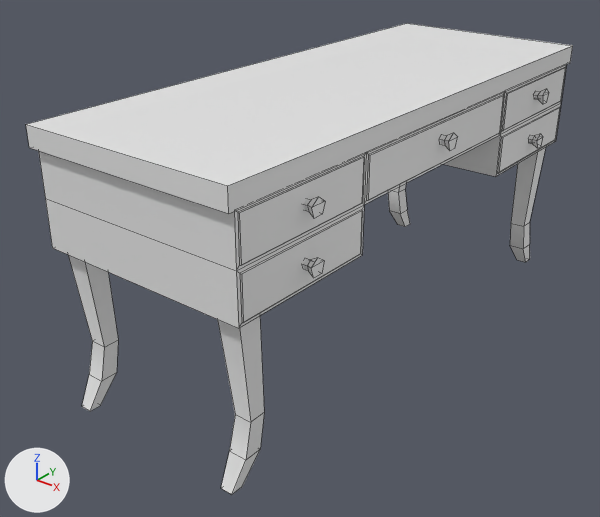
Two versions of the FBX model Assets/Models/AS/Desk/desk AS.fbx, one commit apart.
Both versions are drawn from a 50 mm camera at (2.17, -3.02, 2.16) aimed at (-0.1, -0.19, 0.4). Lighting does not change. The marker at lower left points along +X, +Y and +Z. The picture after the commit comes second. Mesh edges are drawn as thin lines. Where no turn or scale is listed for an object, it has been applied to the vertices.

Before the edit, the objects in view are built like this:
```python
me_cube_002 = bpy.data.meshes.new('Cube.002')
me_cube_002.from_pydata(...)  # 211 vertices, 173 faces; spans x -0.49..0.58, y -1.32..1.32, z -0.97..0.29
ob_desk_as = bpy.data.objects.new('desk AS', me_cube_002)
ob_desk_as.location = (0.0, 0.0, 0.972)
```
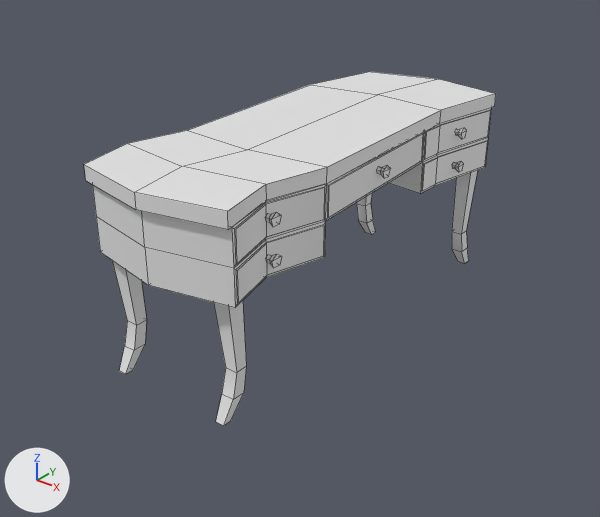
Changed parts and their boxes (x1, y1, x2, y2) in the pictures (600 x 517 px; the box of a moved part takes in the faces that stretch with it):
'desk AS', reshaped, moved (25% narrower, 25% shorter): before (26, 23, 573, 494); after (84, 72, 496, 426)
part 1 of me_cube_002, moved or reshaped: before (217, 316, 264, 494); after (214, 301, 246, 426)
part 2 of me_cube_002, moved or reshaped: before (68, 255, 118, 411); after (112, 260, 147, 374)
part 3 of me_cube_002, moved or reshaped: before (441, 133, 458, 150); after (378, 166, 391, 178)
part 4 of me_cube_002, moved or reshaped: before (303, 197, 325, 218); after (266, 213, 281, 227)
part 5 of me_cube_002, moved or reshaped: before (303, 258, 324, 278); after (267, 254, 282, 268)
part 6 of me_cube_002, moved or reshaped: before (510, 147, 546, 262); after (452, 170, 478, 263)
part 7 of me_cube_002, moved or reshaped: before (388, 183, 410, 227); after (357, 193, 376, 235)
part 8 of me_cube_002, moved or reshaped: before (535, 89, 549, 104); after (455, 128, 467, 139)
part 9 of me_cube_002, moved or reshaped: before (529, 134, 543, 148); after (453, 161, 464, 172)
part 10 of me_cube_002, rebuilt (24% narrower, 24% shorter): before (39, 65, 566, 328); after (92, 108, 491, 308)
part 11 of me_cube_002, rebuilt (25% narrower, 17% shorter): before (26, 23, 573, 214); after (84, 72, 496, 230)

The edits, one by one:
me_cube_002 is used by ob_desk_as; location (0.0, 0.0, 0.972).
me_cube_002 had 211 vertices, 173 faces and spanned x -0.49..0.58, y -1.32..1.32, z -0.97..0.29.
me_cube_002 now has 273 vertices, 232 faces and spans x -0.66..0.24, y -1.11..1.16, z -0.67..0.33.
me_cube_002 part 1: the loose piece of 16 vertices spanning x 0.38..0.49, y -1.29..-1.11, z -0.97..-0.18 is scaled about its middle by (0.795, 0.795, 0.801), then moved by (-0.31, 0.27, 0.22).
me_cube_002 part 2: the loose piece of 16 vertices spanning x -0.45..-0.34, y -1.29..-1.11, z -0.97..-0.18 is scaled about its middle by (0.795, 0.795, 0.801), then moved by (-0.1, 0.27, 0.22).
me_cube_002 part 3: the loose piece of 15 vertices spanning x 0.52..0.58, y -0.04..0.04, z 0.07..0.14 is moved by (-0.33, 0.02, 0.09).
me_cube_002 part 4: the loose piece of 15 vertices spanning x 0.52..0.58, y -0.97..-0.89, z 0.07..0.14 is moved by (-0.36, 0.21, 0.09).
me_cube_002 part 5: the loose piece of 15 vertices spanning x 0.52..0.58, y -0.97..-0.89, z -0.16..-0.09 is moved by (-0.36, 0.21, 0.13).
me_cube_002 part 6: the loose piece of 16 vertices spanning x 0.38..0.49, y 1.11..1.29, z -0.97..-0.18 is scaled about its middle by (0.795, 0.795, 0.801), then moved by (-0.27, -0.22, 0.22).
me_cube_002 part 7: the loose piece of 16 vertices spanning x -0.45..-0.34, y 1.11..1.29, z -0.97..-0.18 is scaled about its middle by (0.795, 0.795, 0.801), then moved by (-0.1, -0.22, 0.22).
me_cube_002 part 8: the loose piece of 15 vertices spanning x 0.52..0.58, y 0.89..0.97, z 0.07..0.14 is moved by (-0.34, -0.17, 0.09).
me_cube_002 part 9: the loose piece of 15 vertices spanning x 0.52..0.58, y 0.89..0.97, z -0.16..-0.09 is moved by (-0.34, -0.17, 0.13).
me_cube_002 part 10: the loose piece of 64 vertices spanning x -0.48..0.53, y -1.29..1.29, z -0.23..0.2 is rebuilt with 104 vertices and now spans x -0.65..0.24, y -1.08..1.14, z -0.07..0.26.
me_cube_002 part 11: the loose piece of 8 vertices spanning x -0.49..0.53, y -1.32..1.32, z 0.2..0.29 is rebuilt with 30 vertices and now spans x -0.66..0.24, y -1.11..1.16, z 0.26..0.33.
Object 'desk AS' (ob_desk_as) moves from (0.0, 0.0, 0.972) to (0.0, 0.0, 0.67).
